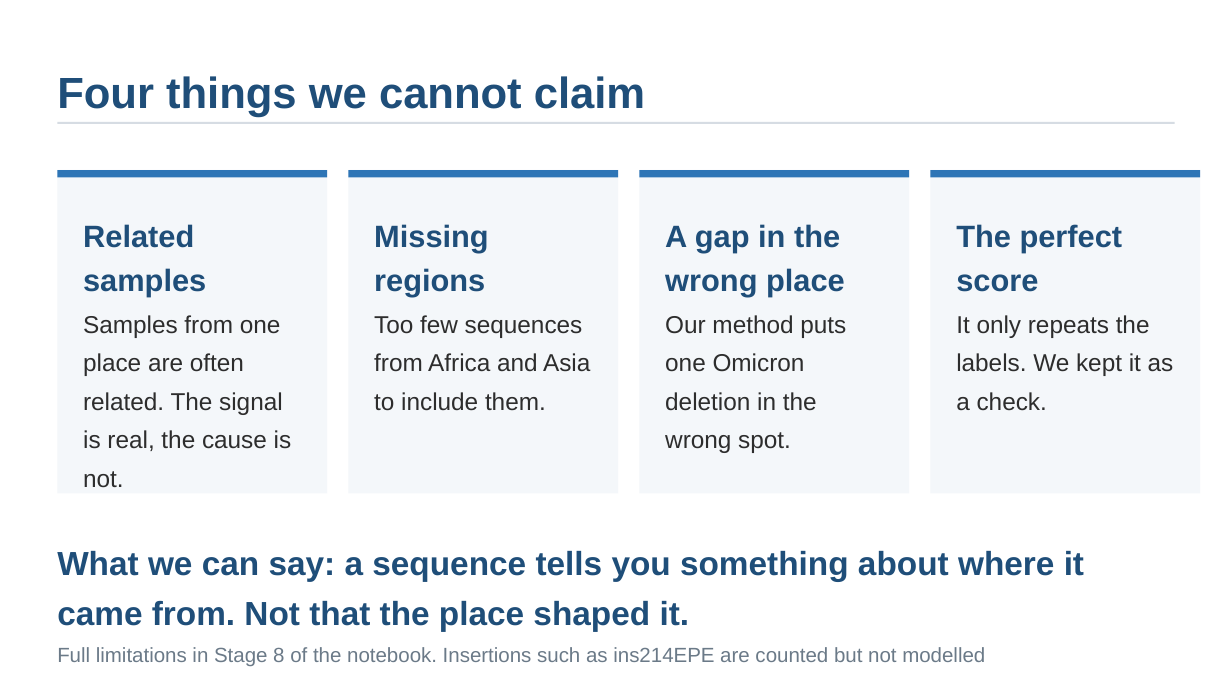
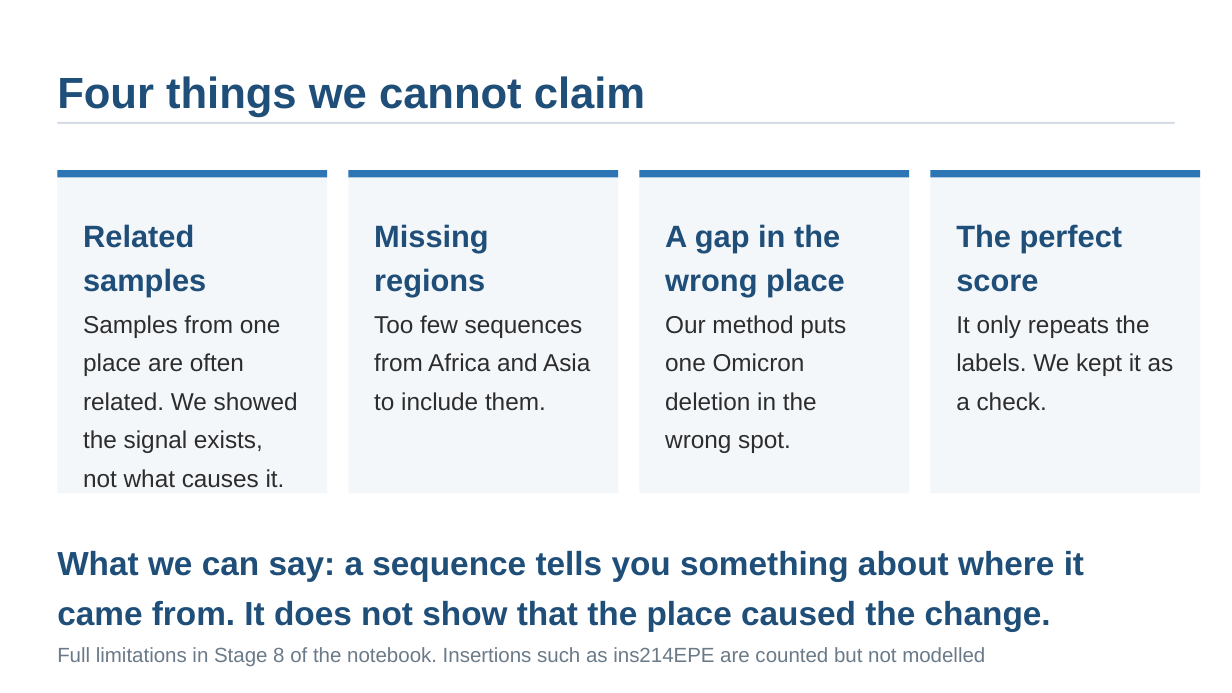
Before and after one commit to AzharAhmed-bot/covid-variant-analysis, a slide deck: slide 11 of deliverables/spike_variation_presentation.pptx. Drawn at 1232x693 pixels with LibreOffice and Linux fonts; fonts in the diff are those of the drawing. Boxes give left, top, right and bottom in pixels: in the first picture for what was removed or moved away, otherwise in the second. Text is boxed around its words. In the diff, an @@ line names an element or a change of style, - is before the commit and + after.

Commit message:
Apply writing style rules to slide text

```diff
--- a/deliverables/spike_variation_presentation.pptx
+++ b/deliverables/spike_variation_presentation.pptx
@@ text at <box>83,315,298,488</box>: text changed @@
-Samples from one place are often related. The signal is real, the cause is not.
+Samples from one place are often related. We showed the signal exists, not what causes it.
@@ text at <box>57,551,1084,631</box>: text changed @@
-What we can say: a sequence tells you something about where it came from. Not that the place shaped it.
+What we can say: a sequence tells you something about where it came from. It does not show that the place caused the change.
```
Also in this commit, not shown: 6 other slides changed, 1 other file.
